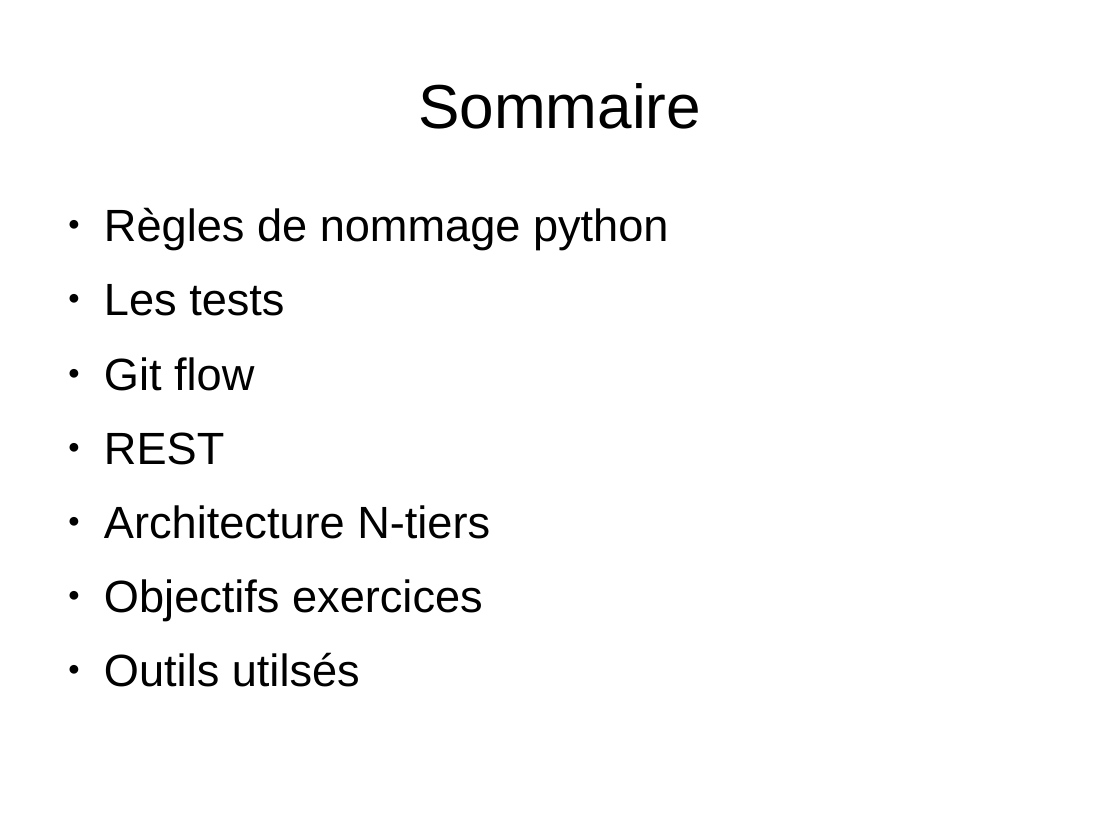
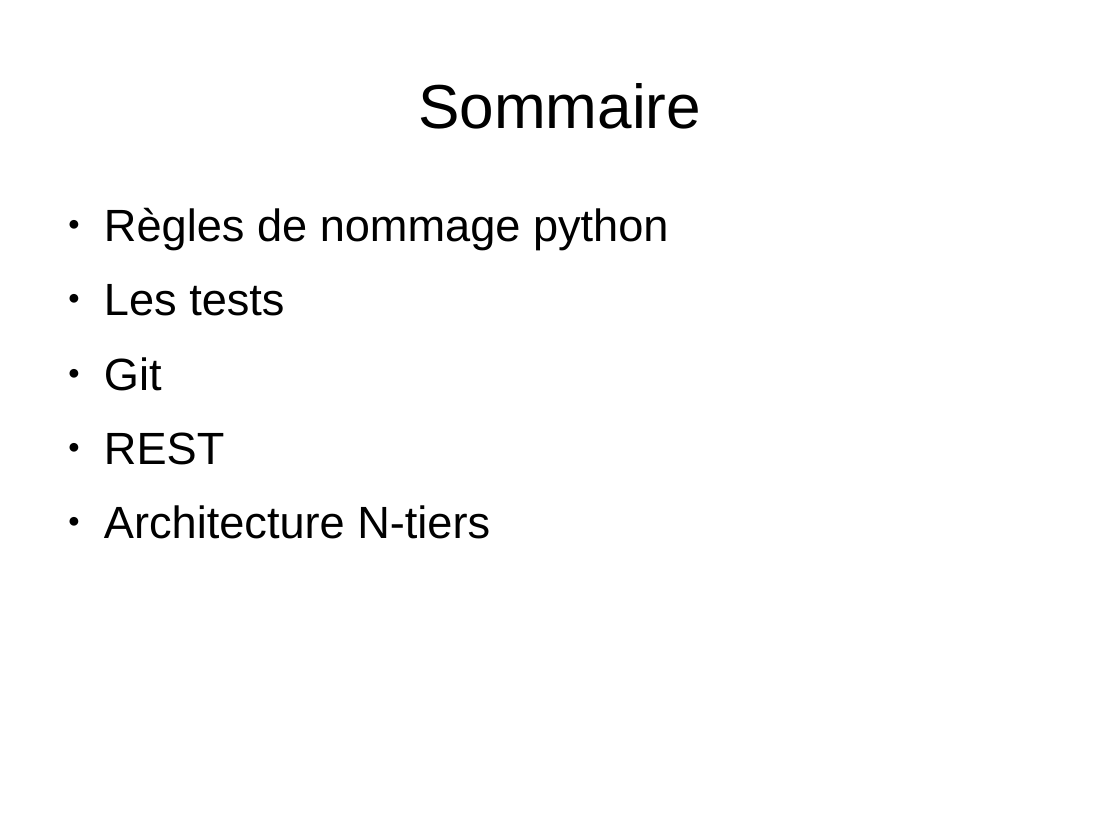
Before and after one commit to simvetanylen/formation_python, a slide deck: slide 1 of presentation/diapos.odp. Drawn at 1120x840 pixels with LibreOffice and Linux fonts; fonts in the diff are those of the drawing. Boxes give left, top, right and bottom in pixels: in the first picture for what was removed or moved away, otherwise in the second. Text is boxed around its words. In the diff, an @@ line names an element or a change of style, - is before the commit and + after.

```diff
--- a/presentation/diapos.odp
+++ b/presentation/diapos.odp
@@ text at <box>104,357,162,391</box>: text changed @@
-● Git flow
+● Git
@@ text at <box>104,579,483,687</box>: paragraphs removed @@
-● Objectifs exercices
-● Outils utilsés
```
Also in this commit, not shown: 5 slides added, 2 other files.
